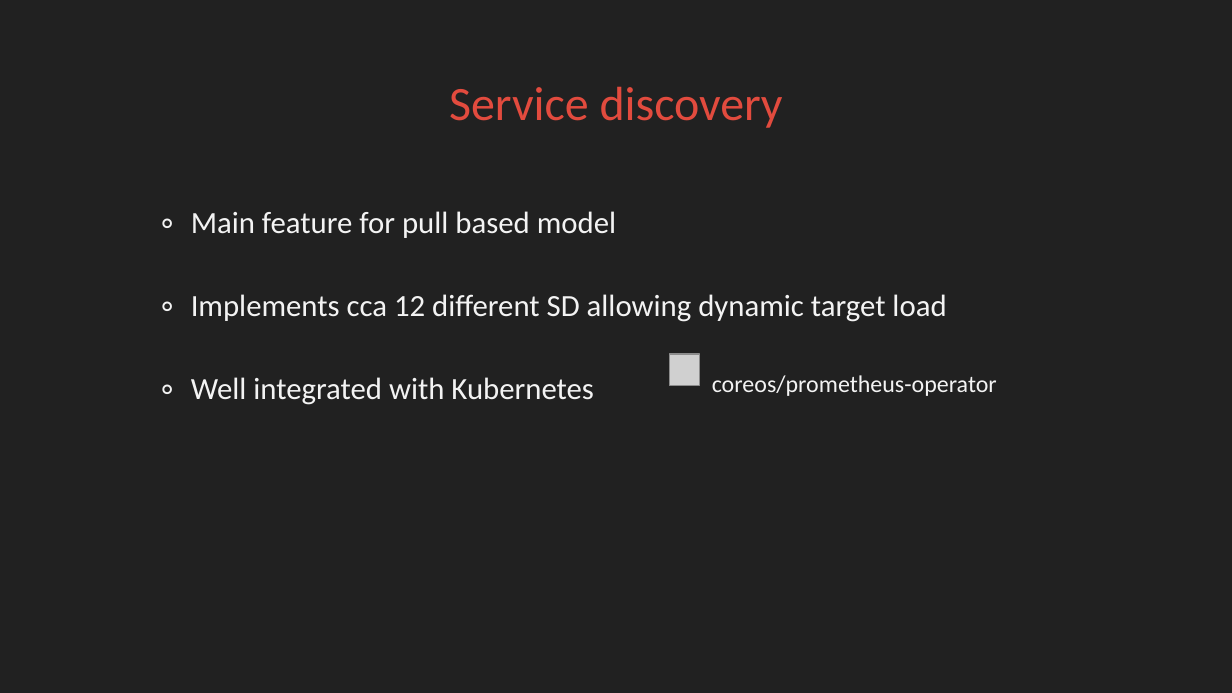
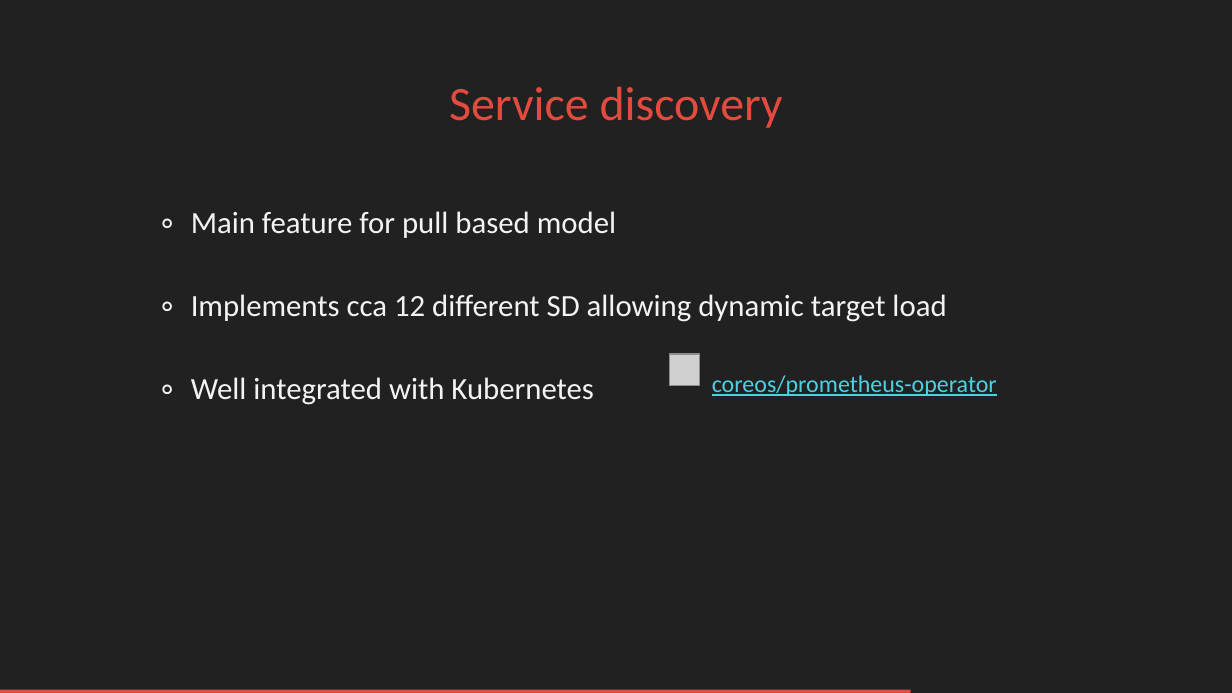
Before and after one commit to FUSAKLA/prometheus-demo, a slide deck: slide 18 of Prometheus-light-shadow-livers.pptx (slide 15 before the commit). Drawn at 1232x693 pixels with LibreOffice and Linux fonts; fonts in the diff are those of the drawing; grey boxes stand for pictures; background and template pictures are left out. Boxes give left, top, right and bottom in pixels: in the first picture for what was removed or moved away, otherwise in the second. Text is boxed around its words. In the diff, an @@ line names an element or a change of style, - is before the commit and + after.

```diff
--- a/Prometheus-light-shadow-livers.pptx
+++ b/Prometheus-light-shadow-livers.pptx
@@ text "coreos/prometheus-operator" at (712,375,997,396): text colour #F3F3F3 to #4DD0E1, underline on @@
@@ rectangle added at (0,690,910,693), fill #E24B3E @@
```
Also in this commit, not shown: 15 other slides changed, 7 slides added, 2 slides removed, 1 other file.
